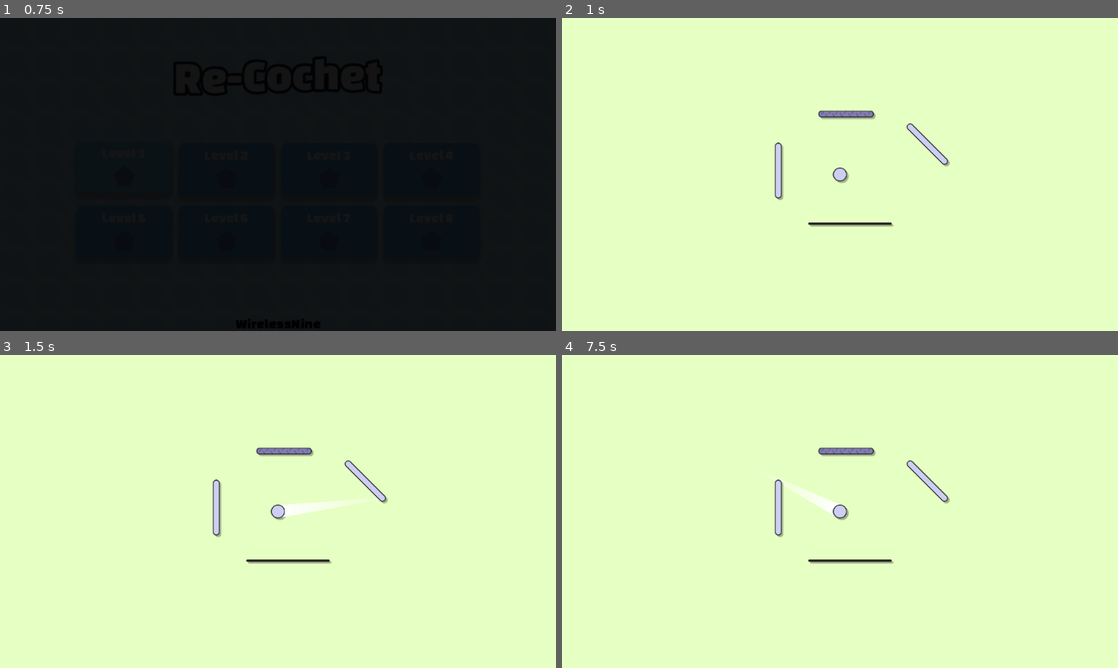
Above: before the commit, frames 1-4 (two rows, left to right).
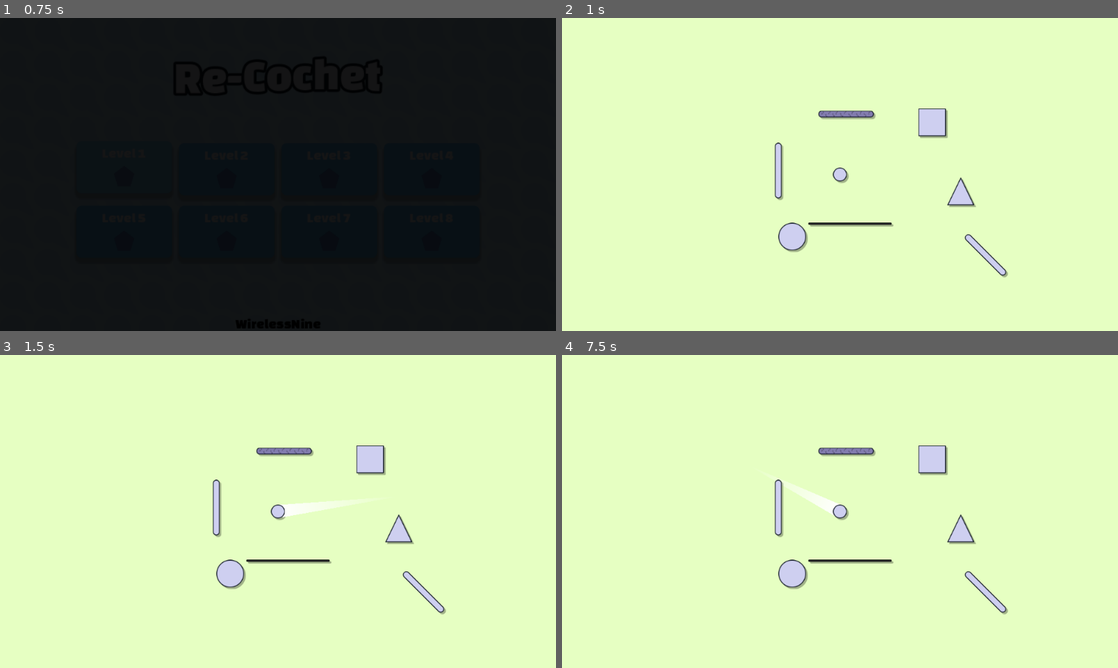
Above: after the commit, the same moments.

Repository: WirelessNine/Re-Cochet
Game: Godot game, scene res://scenes/main/main.tscn
The game is run twice, just before and just after one commit, with the same random seed, the same clock (stepped at 60 frames per second) and the same inputs.
Inputs (mouse positions are in pixels of both pictures, inside the frame that each line leads up to):
- Up to frame 1 (0.75 s): click (122, 168) at 0.5 s
- Up to frame 2 (1 s): no input
- Up to frame 3 (1.5 s): tap Enter (ui_accept) at 1.25 s; move the mouse to (400, 495) at 1.27 s; tap I at 1.35 s; click (400, 495) at 1.42 s
- Up to frame 4 (7.5 s): tap Enter (ui_accept) at 1.52, 2, 2.75, 3.5, 4.25, 4.52, 5 s; drag from (728, 527) to (840, 511) at 2.02 s; move the mouse to (895, 442) at 2.77 s; tap I at 2.85, 4.35, 5.85 s; drag from (812, 574) to (673, 464) at 3.52 s; move the mouse to (1006, 558) at 4.27 s; hold A 4.28-5 s; drag from (673, 464) to (840, 511) at 5.02 s; move the mouse to (867, 511) at 5.77 s; hold Escape (back) 5.78-6.5 s; click (867, 511) at 5.92 s; click (684, 505) at 6.5 s; drag from (756, 433) to (728, 527) at 7.27 s

Frame 1 is identical in both runs. In frame 2, 1.7% of the frame differs, in the area x 38-81%, y 28-83%; in frame 3, 1.7%; in frame 4, 1.7%.

Commit message:
Add shape walls

Diff:
--- a/assets/spritesheets/main_spritesheet.svg
+++ b/assets/spritesheets/main_spritesheet.svg
@@ -24,9 +24,9 @@
      inkscape:deskcolor="#d1d1d1"
      inkscape:document-units="mm"
      showgrid="true"
-     inkscape:zoom="8"
-     inkscape:cx="33.625"
-     inkscape:cy="16.0625"
+     inkscape:zoom="2"
+     inkscape:cx="456"
+     inkscape:cy="175.25"
      inkscape:window-width="1920"
      inkscape:window-height="1009"
      inkscape:window-x="-8"
@@ -152,5 +152,40 @@
        y="0.52916503"
        ry="3.7037714"
        inkscape:label="ball" />
+    <rect
+       style="font-variation-settings:normal;opacity:1;vector-effect:none;fill:#cecff0;fill-opacity:1;stroke:#141b27;stroke-width:0.529167;stroke-linecap:butt;stroke-linejoin:miter;stroke-miterlimit:4;stroke-dasharray:none;stroke-dashoffset:0;stroke-opacity:1;-inkscape-stroke:none;paint-order:markers fill stroke;stop-color:#000000;stop-opacity:1"
+       id="rect36"
+       width="16.403833"
+       height="16.403833"
+       x="101.86457"
+       y="0.2645835"
+       rx="0.23246567"
+       ry="0.23672102" />
+    <rect
+       style="font-variation-settings:normal;opacity:1;vector-effect:none;fill:#cecff0;fill-opacity:1;stroke:#141b27;stroke-width:0.529167;stroke-linecap:butt;stroke-linejoin:miter;stroke-miterlimit:4;stroke-dasharray:none;stroke-dashoffset:0;stroke-opacity:1;-inkscape-stroke:none;paint-order:markers fill stroke;stop-color:#000000;stop-opacity:1"
+       id="rect37"
+       width="16.403833"
+       height="16.403833"
+       x="135.73125"
+       y="0.2645835"
+       rx="8.2019167"
+       ry="8.2019167" />
+    <path
+       sodipodi:type="star"
+       style="font-variation-settings:normal;opacity:1;vector-effect:none;fill:#cecff0;fill-opacity:1;stroke:#141b27;stroke-width:0.908636;stroke-linecap:butt;stroke-linejoin:miter;stroke-miterlimit:4;stroke-dasharray:none;stroke-dashoffset:0;stroke-opacity:1;-inkscape-stroke:none;paint-order:markers fill stroke"
+       id="path38"
+       inkscape:flatsided="true"
+       sodipodi:sides="3"
+       sodipodi:cx="105.33092"
+       sodipodi:cy="42.562672"
+       sodipodi:r1="17.090988"
+       sodipodi:r2="8.5454941"
+       sodipodi:arg1="0.52359878"
+       sodipodi:arg2="1.5707963"
+       inkscape:rounded="0"
+       inkscape:randomized="0"
+       d="m 120.13215,51.108166 -29.602463,0 14.801233,-25.636482 z"
+       inkscape:transform-center-y="-2.7178468"
+       transform="matrix(0.53319705,0,0,0.6360887,53.922703,17.973484)" />
   </g>
 </svg>
--- /dev/null
+++ b/resources/textures/obstacles/circle.tres
@@ -0,0 +1,7 @@
+[gd_resource type="AtlasTexture" format=3 uid="uid://udluvtuu1oko"]
+
+[ext_resource type="Texture2D" uid="uid://d2cblomikvyg0" path="res://assets/spritesheets/main_spritesheet.svg" id="1_5blkv"]
+
+[resource]
+atlas = ExtResource("1_5blkv")
+region = Rect2(512, 0, 64, 64)
--- /dev/null
+++ b/resources/textures/obstacles/square.tres
@@ -0,0 +1,7 @@
+[gd_resource type="AtlasTexture" format=3 uid="uid://cfkbmuqwo5pt4"]
+
+[ext_resource type="Texture2D" uid="uid://d2cblomikvyg0" path="res://assets/spritesheets/main_spritesheet.svg" id="1_1r2gu"]
+
+[resource]
+atlas = ExtResource("1_1r2gu")
+region = Rect2(384, 0, 64, 64)
--- /dev/null
+++ b/resources/textures/obstacles/triangle.tres
@@ -0,0 +1,7 @@
+[gd_resource type="AtlasTexture" format=3 uid="uid://dug58ga606054"]
+
+[ext_resource type="Texture2D" uid="uid://d2cblomikvyg0" path="res://assets/spritesheets/main_spritesheet.svg" id="1_rsxim"]
+
+[resource]
+atlas = ExtResource("1_rsxim")
+region = Rect2(385, 128, 62, 64)
--- a/scenes/levels/level_01.tscn
+++ b/scenes/levels/level_01.tscn
@@ -5,6 +5,9 @@
 [ext_resource type="PackedScene" uid="uid://ipnpybmkm30b" path="res://scenes/obstacles/wall.tscn" id="2_i2aat"]
 [ext_resource type="PackedScene" uid="uid://7a6ncqx86fmf" path="res://scenes/obstacles/weak_wall.tscn" id="3_2djvx"]
 [ext_resource type="PackedScene" uid="uid://bmm0nbe82ftka" path="res://scenes/obstacles/string.tscn" id="5_qdh5e"]
+[ext_resource type="PackedScene" uid="uid://cc4rnfjdx76ny" path="res://scenes/obstacles/square.tscn" id="6_t0hvh"]
+[ext_resource type="PackedScene" uid="uid://cxtyusewlaaa3" path="res://scenes/obstacles/circle.tscn" id="7_kfebt"]
+[ext_resource type="PackedScene" uid="uid://cg46m5aphtvcl" path="res://scenes/obstacles/triangle.tscn" id="8_r72dd"]
 
 [node name="Level01" type="Node2D" unique_id=1967266403]
 script = ExtResource("1_uvc87")
@@ -22,7 +25,7 @@
 position = Vector2(-142, -9)
 
 [node name="Wall2" parent="." unique_id=1849547708 instance=ExtResource("2_i2aat")]
-position = Vector2(201, -70)
+position = Vector2(335.00003, 185)
 rotation = -0.7853982
 
 [node name="WeakWall" parent="." unique_id=2105004682 instance=ExtResource("3_2djvx")]
@@ -34,3 +37,12 @@
 rotation = 1.5707964
 target_obstacle = NodePath("../Wall2")
 move_offset = Vector2(0, -50)
+
+[node name="Square" parent="." unique_id=350941581 instance=ExtResource("6_t0hvh")]
+position = Vector2(212, -120)
+
+[node name="Circle" parent="." unique_id=18589820 instance=ExtResource("7_kfebt")]
+position = Vector2(-110, 143)
+
+[node name="Triangle" parent="." unique_id=1272517777 instance=ExtResource("8_r72dd")]
+position = Vector2(278, 39)
--- /dev/null
+++ b/scenes/obstacles/circle.tscn
@@ -0,0 +1,24 @@
+[gd_scene format=3 uid="uid://cxtyusewlaaa3"]
+
+[ext_resource type="Script" uid="uid://dpk2rfjrudpty" path="res://scenes/obstacles/wall.gd" id="1_mtws3"]
+[ext_resource type="Texture2D" uid="uid://udluvtuu1oko" path="res://resources/textures/obstacles/circle.tres" id="2_mtws3"]
+[ext_resource type="Material" uid="uid://bipoqgphw5eb0" path="res://resources/materials/drop_shadow_material.tres" id="3_ivjmd"]
+
+[sub_resource type="CircleShape2D" id="CircleShape2D_ru67q"]
+radius = 32.24903
+
+[node name="Circle" type="AnimatableBody2D" unique_id=350941581]
+script = ExtResource("1_mtws3")
+metadata/_custom_type_script = "uid://dogfxl7fhdon2"
+
+[node name="Sprite" type="Sprite2D" parent="." unique_id=763296342]
+unique_name_in_owner = true
+texture = ExtResource("2_mtws3")
+
+[node name="Shadow" type="Sprite2D" parent="Sprite" unique_id=1040638461]
+show_behind_parent = true
+material = ExtResource("3_ivjmd")
+texture = ExtResource("2_mtws3")
+
+[node name="CollisionShape2D" type="CollisionShape2D" parent="." unique_id=1189307780]
+shape = SubResource("CircleShape2D_ru67q")
--- /dev/null
+++ b/scenes/obstacles/square.tscn
@@ -0,0 +1,24 @@
+[gd_scene format=3 uid="uid://cc4rnfjdx76ny"]
+
+[ext_resource type="Script" uid="uid://dpk2rfjrudpty" path="res://scenes/obstacles/wall.gd" id="1_iifny"]
+[ext_resource type="Texture2D" uid="uid://cfkbmuqwo5pt4" path="res://resources/textures/obstacles/square.tres" id="2_7s7k8"]
+[ext_resource type="Material" uid="uid://bipoqgphw5eb0" path="res://resources/materials/drop_shadow_material.tres" id="3_e4qlr"]
+
+[sub_resource type="RectangleShape2D" id="RectangleShape2D_as85p"]
+size = Vector2(64, 64)
+
+[node name="Square" type="AnimatableBody2D" unique_id=350941581]
+script = ExtResource("1_iifny")
+metadata/_custom_type_script = "uid://dogfxl7fhdon2"
+
+[node name="Sprite" type="Sprite2D" parent="." unique_id=763296342]
+unique_name_in_owner = true
+texture = ExtResource("2_7s7k8")
+
+[node name="Shadow" type="Sprite2D" parent="Sprite" unique_id=345097885]
+show_behind_parent = true
+material = ExtResource("3_e4qlr")
+texture = ExtResource("2_7s7k8")
+
+[node name="CollisionShape2D" type="CollisionShape2D" parent="." unique_id=1189307780]
+shape = SubResource("RectangleShape2D_as85p")
--- /dev/null
+++ b/scenes/obstacles/triangle.tscn
@@ -0,0 +1,24 @@
+[gd_scene format=3 uid="uid://cg46m5aphtvcl"]
+
+[ext_resource type="Script" uid="uid://dpk2rfjrudpty" path="res://scenes/obstacles/wall.gd" id="1_34uyr"]
+[ext_resource type="Texture2D" uid="uid://dug58ga606054" path="res://resources/textures/obstacles/triangle.tres" id="2_34uyr"]
+[ext_resource type="Material" uid="uid://bipoqgphw5eb0" path="res://resources/materials/drop_shadow_material.tres" id="3_ajhgl"]
+
+[sub_resource type="ConvexPolygonShape2D" id="ConvexPolygonShape2D_ivjmd"]
+points = PackedVector2Array(0, -32, -31, 32, 31, 32)
+
+[node name="Triangle" type="AnimatableBody2D" unique_id=350941581]
+script = ExtResource("1_34uyr")
+metadata/_custom_type_script = "uid://dogfxl7fhdon2"
+
+[node name="Sprite" type="Sprite2D" parent="." unique_id=763296342]
+unique_name_in_owner = true
+texture = ExtResource("2_34uyr")
+
+[node name="Shadow" type="Sprite2D" parent="Sprite" unique_id=1065029512]
+show_behind_parent = true
+material = ExtResource("3_ajhgl")
+texture = ExtResource("2_34uyr")
+
+[node name="CollisionShape2D" type="CollisionShape2D" parent="." unique_id=1189307780]
+shape = SubResource("ConvexPolygonShape2D_ivjmd")
Not shown, changed: kanban_tasks_data.kanban
